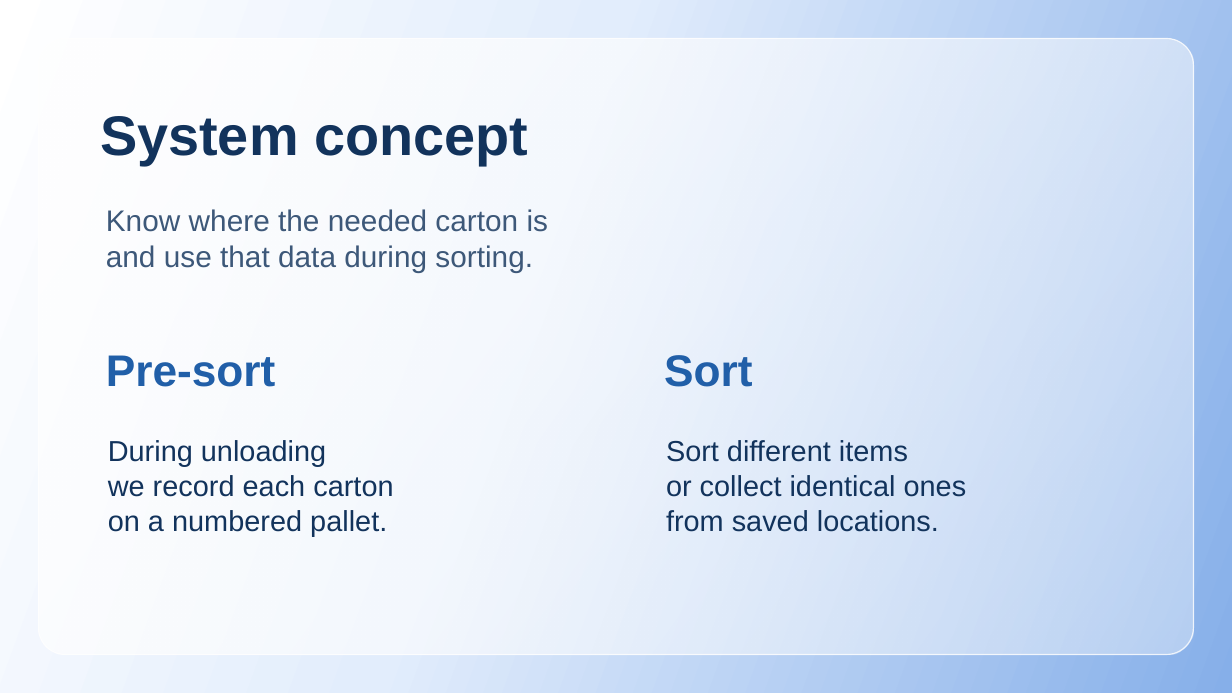
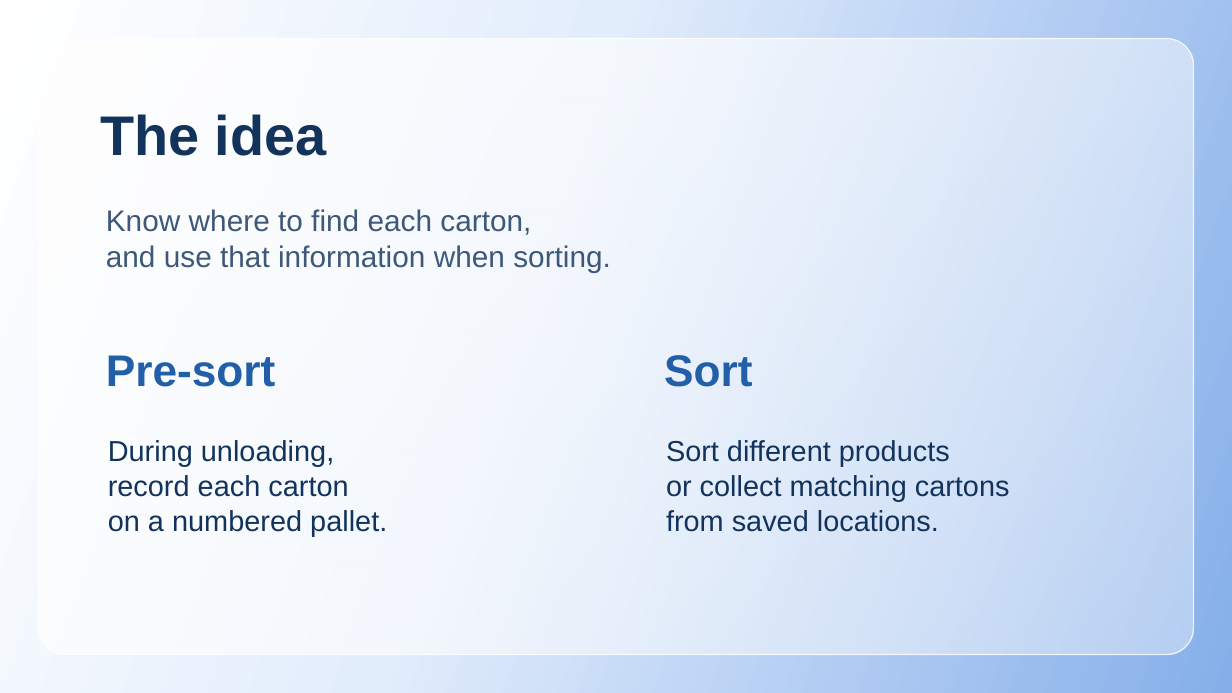
Before and after one commit to Van1shjod/warehouse_sort, a slide deck: slide 2 of presentation-en.pptx. Drawn at 1232x693 pixels with LibreOffice and Linux fonts; fonts in the diff are those of the drawing. Boxes give left, top, right and bottom in pixels: in the first picture for what was removed or moved away, otherwise in the second. Text is boxed around its words. In the diff, an @@ line names an element or a change of style, - is before the commit and + after.

```diff
--- a/presentation-en.pptx
+++ b/presentation-en.pptx
@@ text at box(100, 114, 327, 156): text changed @@
-System concept
+The idea
@@ text at box(106, 209, 611, 273): text changed @@
-Know where the needed carton is
-and use that data during sorting.
+Know where to find each carton,
+and use that information when sorting.
@@ text at box(108, 440, 348, 497): text changed @@
-During unloading
-we record each carton
+During unloading,
+record each carton
@@ text at box(666, 440, 1010, 501): text changed @@
-Sort different items
-or collect identical ones
+Sort different products
+or collect matching cartons
```
Also in this commit, not shown: 19 other slides changed, 3 other files.
